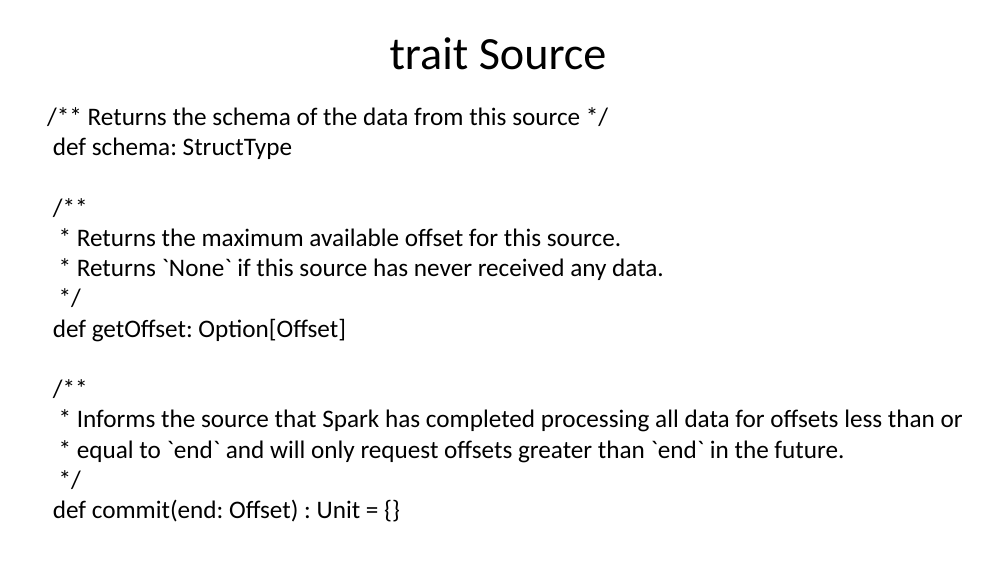
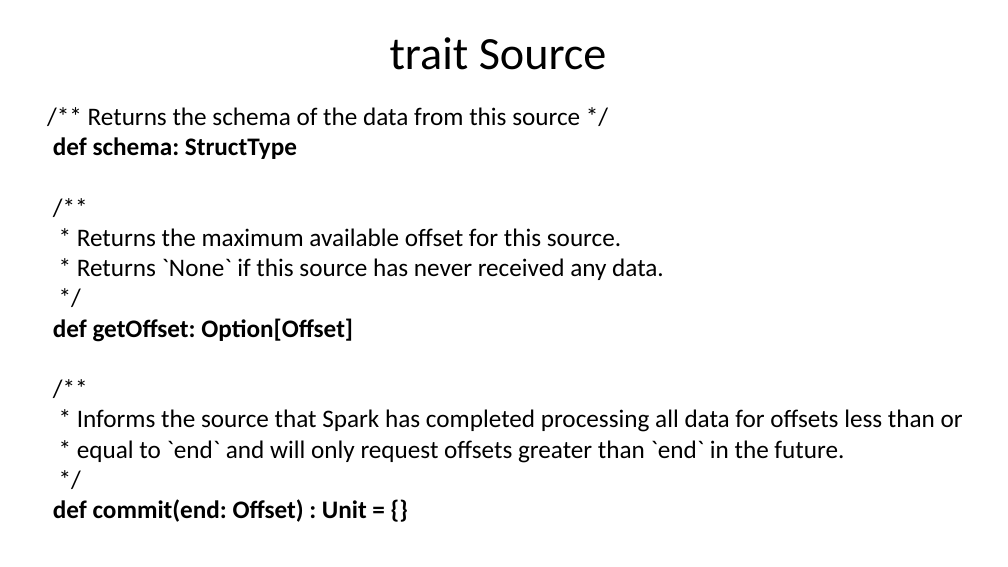
Before and after one commit to nkudinov/apache_spark_pptx, a slide deck: slide 10 of Spark_Custom_Stream_Sources.pptx (slide 9 before the commit). Drawn at 1008x567 pixels with LibreOffice and Linux fonts; fonts in the diff are those of the drawing. Boxes give left, top, right and bottom in pixels: in the first picture for what was removed or moved away, otherwise in the second. Text is boxed around its words. In the diff, an @@ line names an element or a change of style, - is before the commit and + after.

Commit message:
add custom stream source v1

```diff
--- a/Spark_Custom_Stream_Sources.pptx
+++ b/Spark_Custom_Stream_Sources.pptx
@@ text at (53, 137, 367, 522): bold on in "def schema: StructType", "def getOffset: Option[Offset]", "def commit(end: Offset) : Unit = {}" @@
```
Also in this commit, not shown: 3 other slides changed, 3 slides added.
